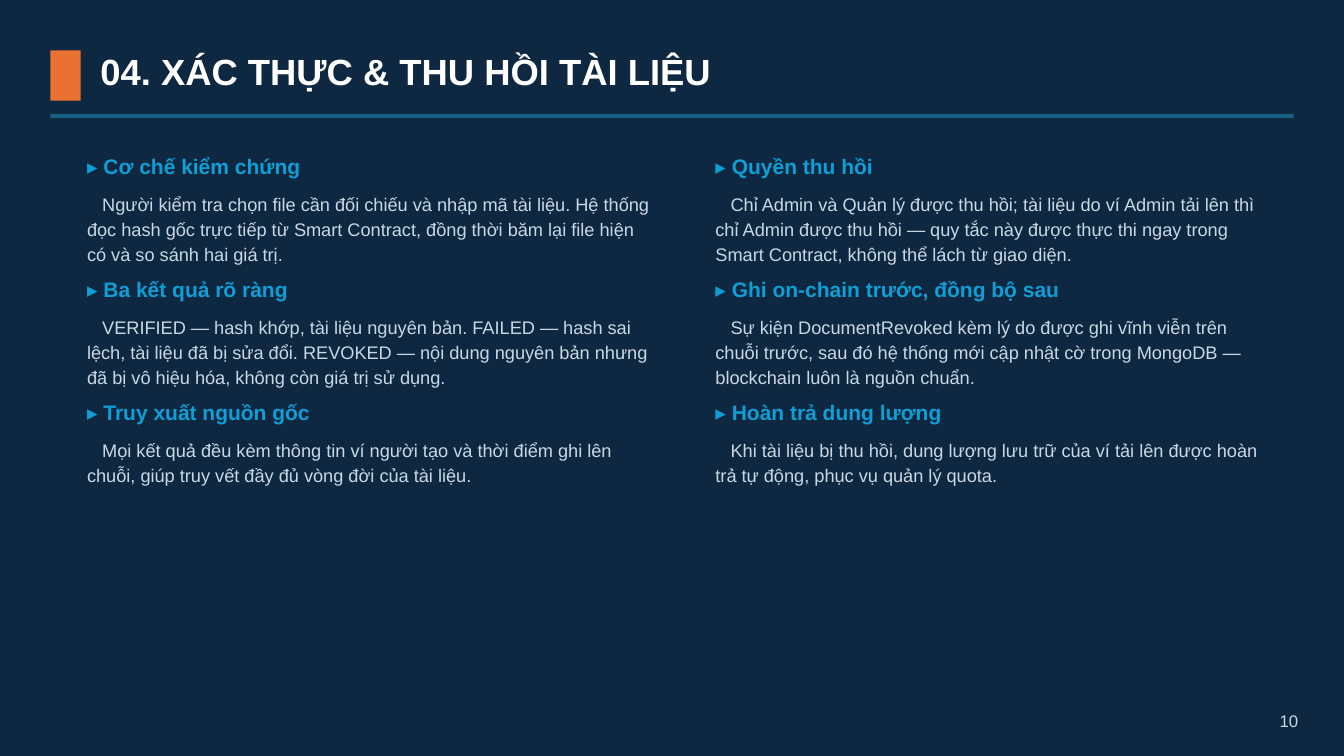
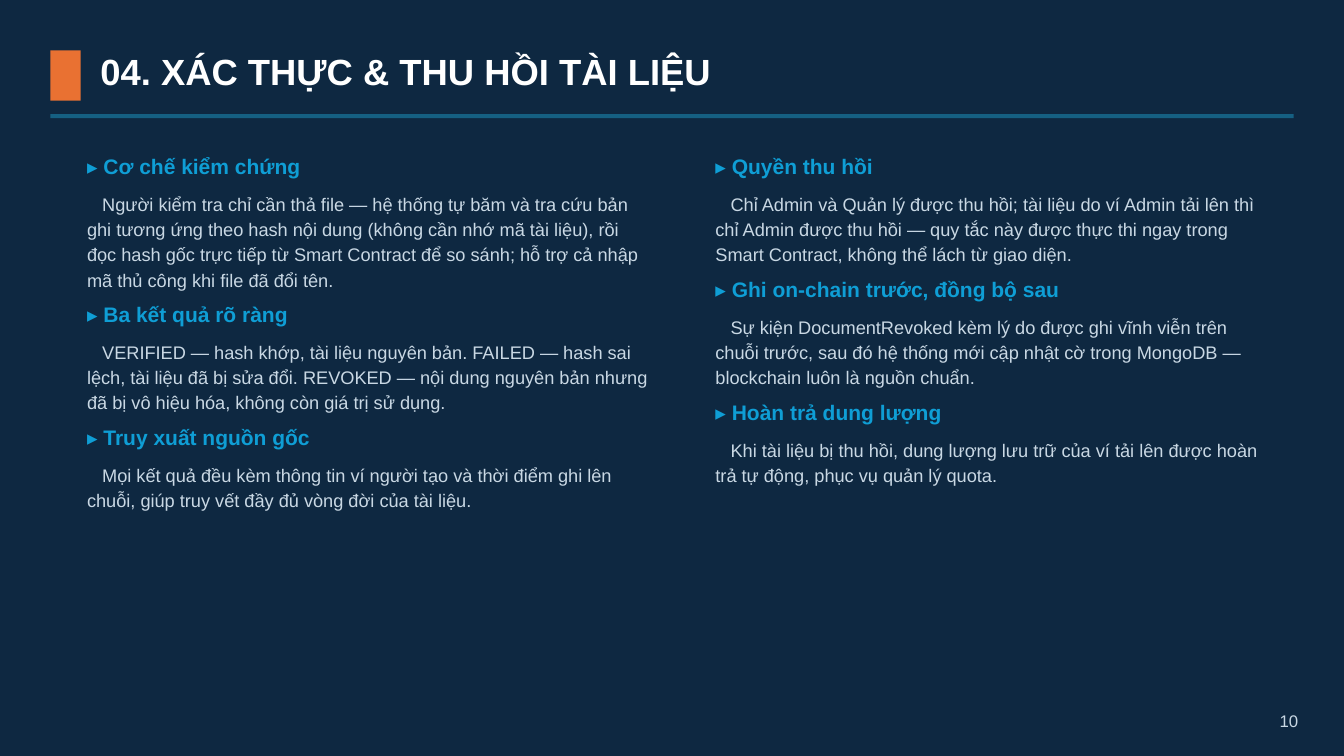
Before and after one commit to lelinh45/DATNLELINH, a slide deck: slide 10 of LeHongLinh_Slides.pptx. Drawn at 1344x756 pixels with LibreOffice and Linux fonts; fonts in the diff are those of the drawing. Boxes give left, top, right and bottom in pixels: in the first picture for what was removed or moved away, otherwise in the second. Text is boxed around its words. In the diff, an @@ line names an element or a change of style, - is before the commit and + after.

```diff
--- a/LeHongLinh_Slides.pptx
+++ b/LeHongLinh_Slides.pptx
@@ text at (87,197,638,291): text changed @@
-Người kiểm tra chọn file cần đối chiếu và nhập mã tài liệu. Hệ thống đọc hash gốc trực tiếp từ Smart Contract, đồng thời băm lại file hiện có và so sánh hai giá trị.
+Người kiểm tra chỉ cần thả file — hệ thống tự băm và tra cứu bản ghi tương ứng theo hash nội dung (không cần nhớ mã tài liệu), rồi đọc hash gốc trực tiếp từ Smart Contract để so sánh; hỗ trợ cả nhập mã thủ công khi file đã đổi tên.
```
Also in this commit, not shown: 2 other files.
